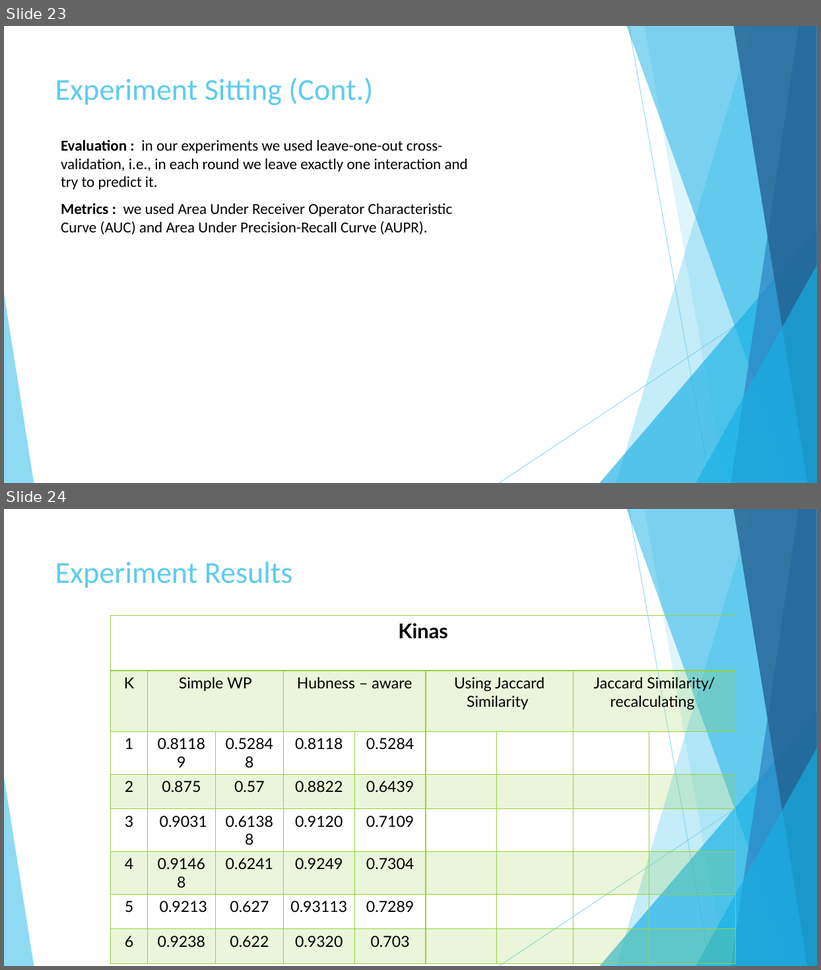
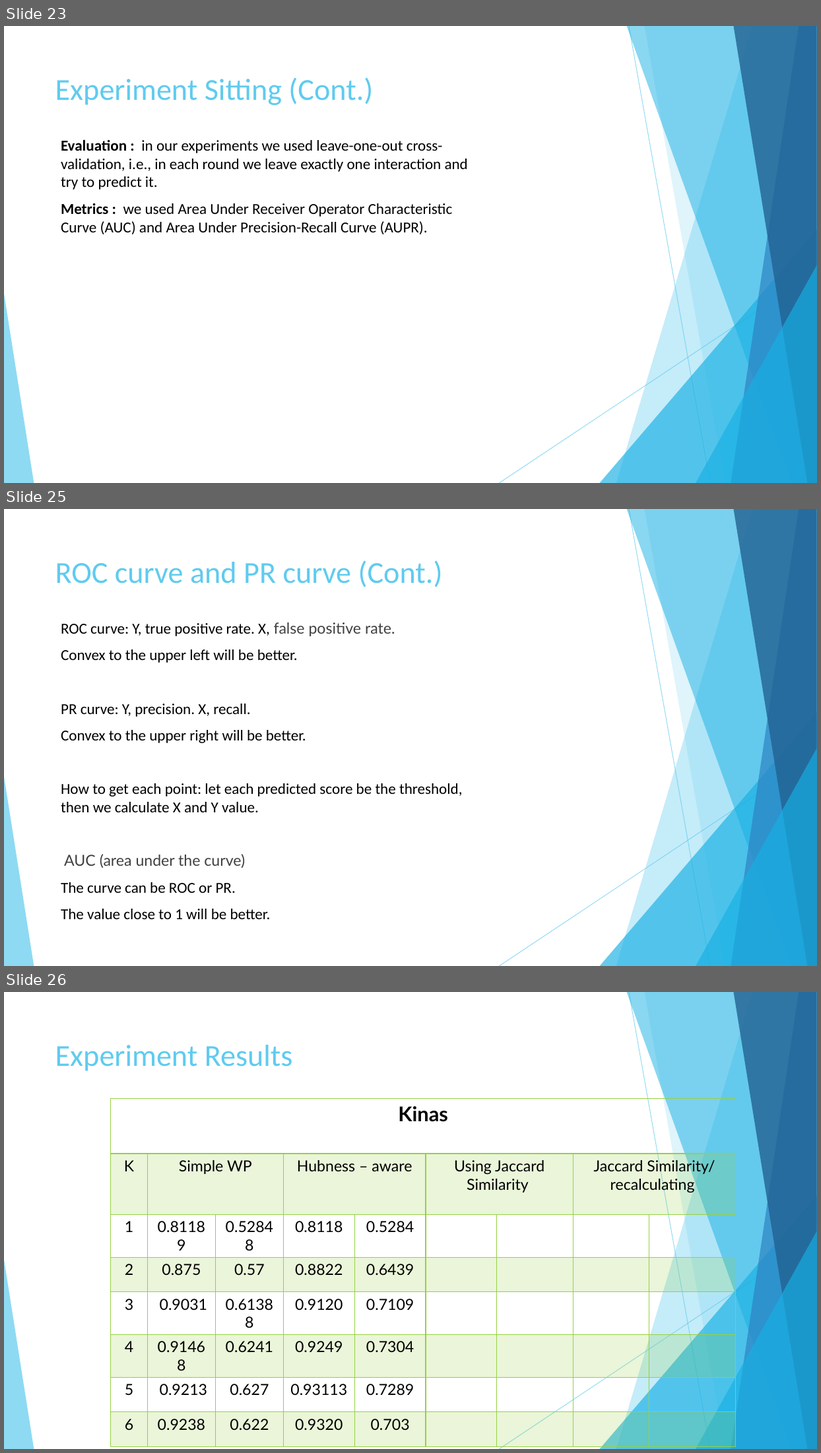
Before and after one commit to AbdullahAlZoabi/Drug-Target-Interaction-Prediction, a slide deck: Drug-Target Interaction Prediction.pptx. Shown one above the other, each under a label of ours: slides 23 and 24 before the commit, slides 23, 25 and 26 after it; the slides between them are not shown. The pictures are 821x970 and 821x1453 pixels, drawn with LibreOffice and Linux fonts; fonts in the diff are those of the drawing. Boxes give left, top, right and bottom in pixels: in the first picture for what was removed or moved away, otherwise in the second. Text is boxed around its words. In the diff, an @@ line names an element or a change of style, - is before the commit and + after.

Commit message:
Presentation add ROC PR AUC

```diff
--- a/Drug-Target Interaction Prediction.pptx
+++ b/Drug-Target Interaction Prediction.pptx
@@ slide 25 added at bbox=[4, 509, 817, 966], background #FFFFFF; not listed: 10 template elements that a slide beside it also shows @@
@@ title added at bbox=[55, 560, 443, 587], 36 pt, text #5FCBEF @@
+ROC curve and PR curve (Cont.)
@@ text added at bbox=[61, 623, 463, 920], 18 pt, text #000000 @@
+ROC curve: Y, true positive rate. X, false positive rate.
+Convex to the upper left will be better.
+PR curve: Y, precision. X, recall.
+Convex to the upper right will be better.
+How to get each point: let each predicted score be the threshold, then we calculate X and Y value.
+AUC (area under the curve)
+The curve can be ROC or PR.
+The value close to 1 will be better.
@@ what was slide 24 is now slide 26 @@
```
Also in this commit, not shown: 1 other slide added.
